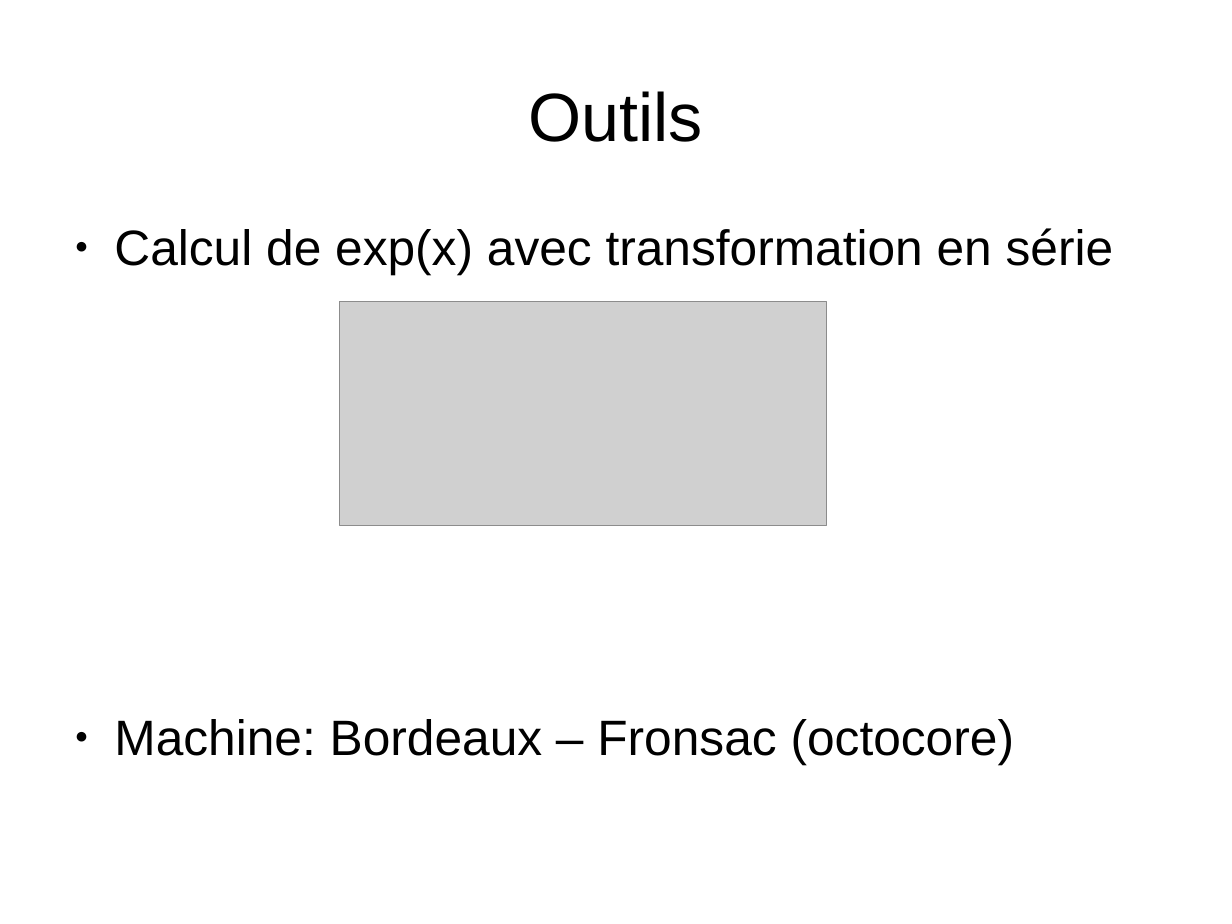
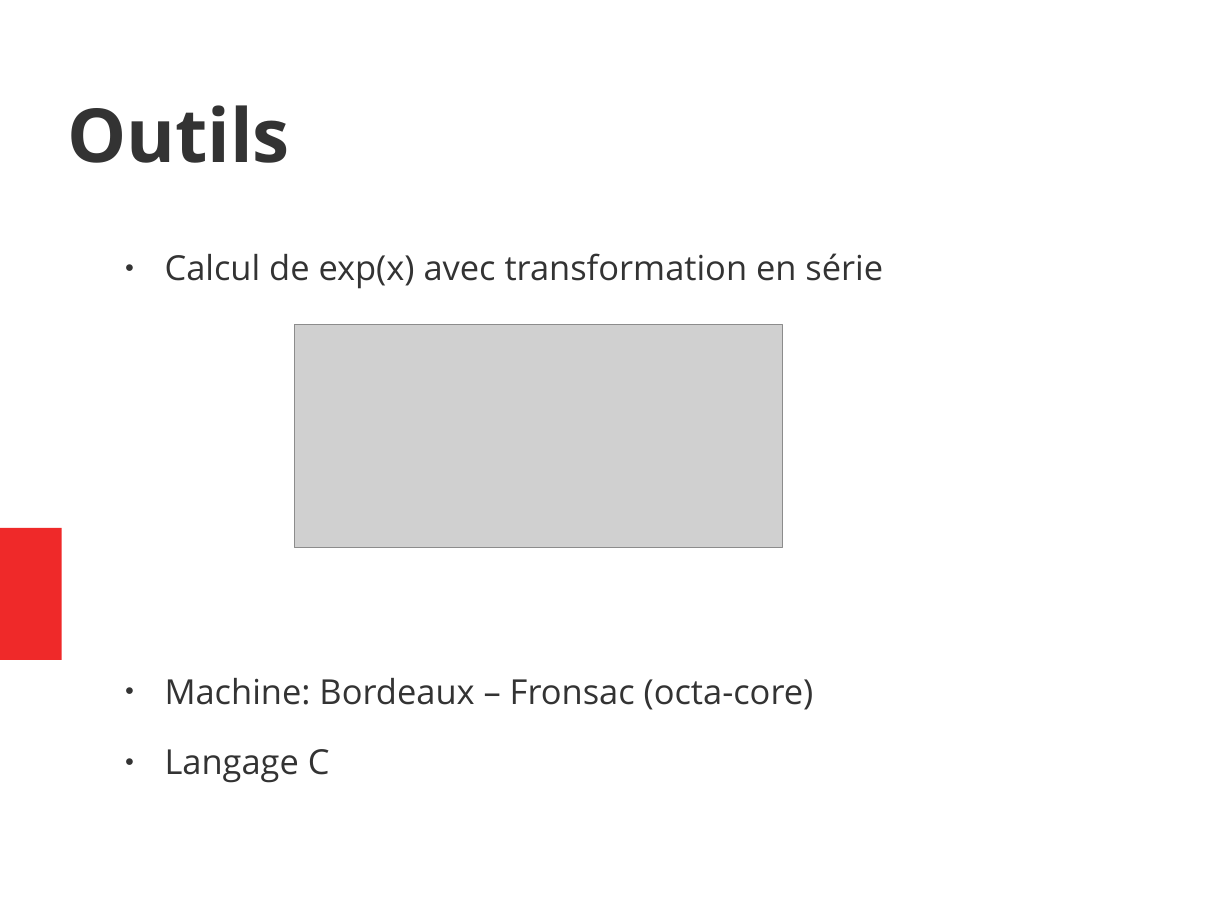
Before and after one commit to Elnathbeta/perf-project, a slide deck: slide 3 of oral.odp. Drawn at 1232x924 pixels with LibreOffice and Linux fonts; fonts in the diff are those of the drawing; grey boxes stand for pictures. Boxes give left, top, right and bottom in pixels: in the first picture for what was removed or moved away, otherwise in the second. Text is boxed around its words. In the diff, an @@ line names an element or a change of style, - is before the commit and + after.

```diff
--- a/oral.odp
+++ b/oral.odp
@@ title "Outils": place and size @@
-title "Outils" at [529,91,703,142]
+title "Outils" at [67,105,290,163]
@@ title "Outils" at [67,105,290,163]: size 44 to 48 pt, font Arial to Open Sans, text colour #000000 to #333333, bold on; alignment centre to left @@
@@ text "Calcul de exp(x) avec transformation ...": place and size @@
-text "Calcul de exp(x) avec transformation ..." at [114,228,1114,765]
+text "Calcul de exp(x) avec transformation ..." at [165,253,883,783]
@@ text at [165,253,883,289]: size 32 to 22.2 pt, font Arial to Open Sans, text colour #000000 to #333333 in "Calcul de exp(x) avec transformation en série"; more space between paragraphs; bullet colour #000000 to #333333 @@
@@ picture: place and size @@
-picture at [340,302,827,525]
+picture at [295,324,783,548]
@@ rectangle added at [0,528,61,660], fill #EF2929 @@
@@ text at [165,678,814,783]: text changed; size 32 to 22.2 pt; font Arial to Open Sans; text colour #000000 to #333333 @@
-● Machine: Bordeaux – Fronsac (octocore)
+● Machine: Bordeaux – Fronsac (octa-core)
+● Langage C
```
Also in this commit, not shown: 7 other slides changed, 1 slide added, 1 slide removed, 3 other files.
